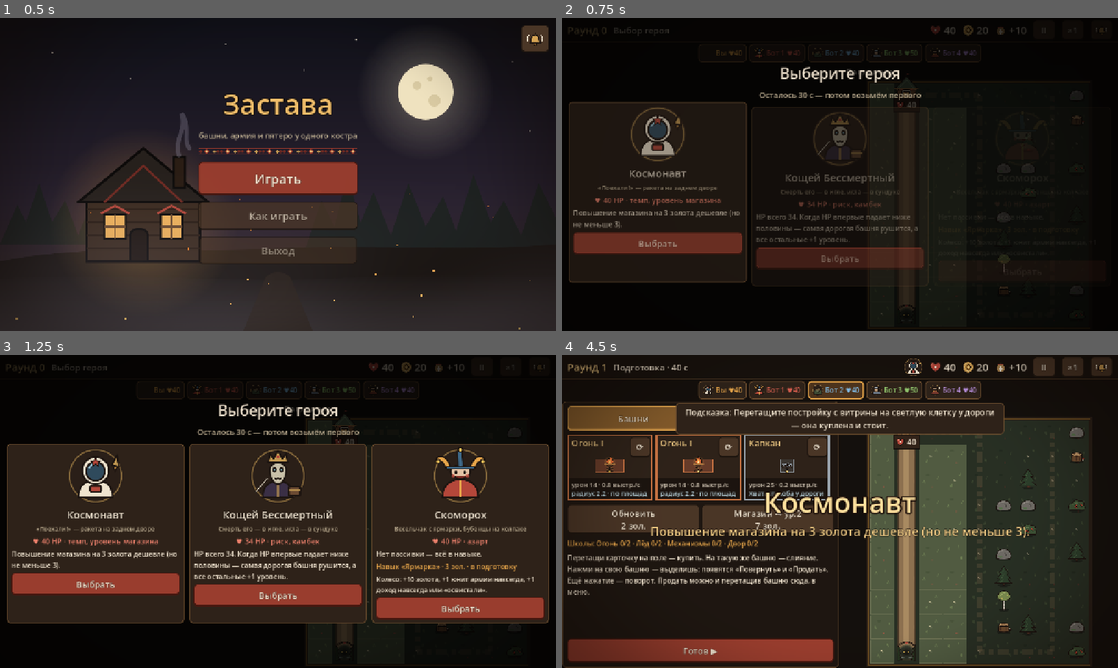
Above: before the commit, frames 1-4 (two rows, left to right).
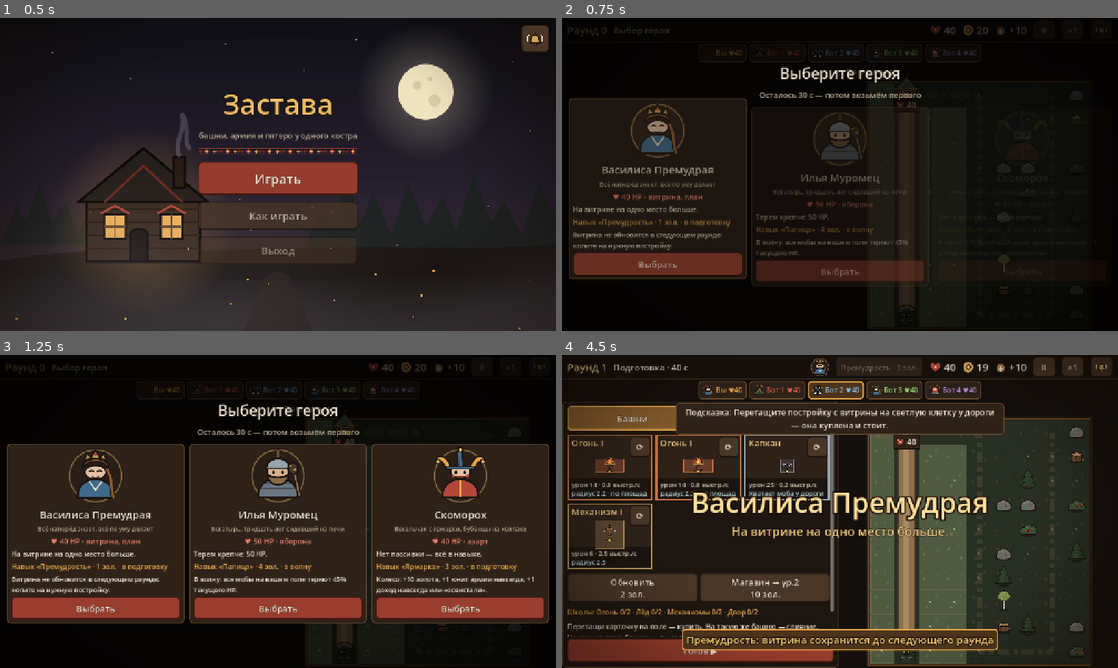
Above: after the commit, the same moments.

Repository: mewin1/godot-game
Game: Godot game, scene res://scenes/main_menu.tscn
Two runs of this game, one before a commit and one after it. Both use one fixed random seed, a clock stepped at 60 frames per second and the inputs below.
Inputs (mouse positions are in pixels of both pictures, inside the frame that each line leads up to):
- Up to frame 1 (0.5 s): no input
- Up to frame 2 (0.75 s): click "Играть" at 0.5 s
- Up to frame 3 (1.25 s): no input
- Up to frame 4 (4.5 s): click "II" at 1.25 s; click "×1" at 2 s; click (1101, 367) at 2.77 s; click "Выбрать" at 3.5 s; click (878, 367) at 4.25 s, where only the run after the commit has a clickable "Премудрость · 1 зол."

Frame 1 is identical in both runs. In frame 2, 12% of the frame differs, in the area x 1-68%, y 9-85%; in frame 3, 11%; in frame 4, 17%, in the area x 1-84%, y 1-95%.

Commit message:
11-й герой — Василиса Премудрая (заморозка витрины); баланс 200 матчей; презентация

Diff:
--- /dev/null
+++ b/assets/heroes/vasilisa.svg
@@ -0,0 +1,11 @@
+<svg xmlns="http://www.w3.org/2000/svg" width="128" height="128" viewBox="0 0 128 128"><circle cx="64" cy="64" r="62" fill="#2a1f18"/><circle cx="64" cy="64" r="58" fill="none" stroke="#c49a52" stroke-width="3" opacity="0.6"/>
+<path d="M24 114 C24 84 42 72 64 72 C86 72 104 84 104 114 Z" fill="#3f6a8a" stroke="#1c1410" stroke-width="4" stroke-linejoin="round"/>
+<path d="M50 76 L64 96 L78 76" fill="none" stroke="#efe4cf" stroke-width="3"/>
+<path d="M40 56 C40 36 88 36 88 56 C88 76 40 76 40 56 Z" fill="#e3c2a4" stroke="#1c1410" stroke-width="4"/>
+<path d="M36 44 C36 20 92 20 92 44 L86 40 C80 30 48 30 42 40 Z" fill="#8b5a2e" stroke="#1c1410" stroke-width="3.5"/>
+<path d="M40 30 L44 12 L54 24 L64 6 L74 24 L84 12 L88 30 C76 24 52 24 40 30 Z" fill="#c49a52" stroke="#1c1410" stroke-width="3.5" stroke-linejoin="round"/>
+<circle cx="64" cy="16" r="3.5" fill="#b4473a"/>
+<path d="M90 50 C102 70 98 96 104 112" fill="none" stroke="#1c1410" stroke-width="10" stroke-linecap="round"/><path d="M90 50 C102 70 98 96 104 112" fill="none" stroke="#8b5a2e" stroke-width="6" stroke-linecap="round"/>
+<path d="M50 54 Q55 50 60 54 M68 54 Q73 50 78 54" fill="none" stroke="#1c1410" stroke-width="3" stroke-linecap="round"/>
+<path d="M57 66 Q64 70 71 66" fill="none" stroke="#1c1410" stroke-width="3" stroke-linecap="round"/>
+</svg>
--- a/data/game_config.tres
+++ b/data/game_config.tres
@@ -73,6 +73,7 @@
 [ext_resource type="Resource" path="res://data/towers/belfry.tres" id="tower_belfry"]
 [ext_resource type="Resource" path="res://data/towers/perun.tres" id="tower_perun"]
 [ext_resource type="Resource" path="res://data/towers/rocket.tres" id="tower_rocket"]
+[ext_resource type="Resource" path="res://data/heroes/vasilisa.tres" id="hero_vasilisa"]
 
 [resource]
 script = ExtResource("1_script")
@@ -84,7 +85,7 @@
 army_hp_growth_percent = 21
 breach_multiplier_start_rounds = Array[int]([14, 17])
 army_upgrades = Array[ExtResource("24_ext")]([ExtResource("25_ext"), ExtResource("26_ext"), ExtResource("27_ext"), ExtR …(204 unchanged characters)…
-heroes = Array[ExtResource("hero_script")]([ExtResource("her …(235 unchanged characters)… koschei"), ExtResource("hero_skomorokh")])
+heroes = Array[ExtResource("hero_script")]([ExtResource("her …(235 unchanged characters)… koschei"), ExtResource("hero_skomorokh"), ExtResource("hero_vasilisa")])
 wave_specials = Array[ExtResource("wave_script")]([ExtResource("wave_kolobok"), ExtResource("wave_bat"), ExtResource("wave_healer"), ExtResource("wave_knight"), ExtResource("wave_stealth"), ExtResource("wave_courier")])
 school_bonuses = Array[ExtResource("school_script")]([ExtResource("school_fire"), ExtResource("school_ice"), ExtResource("school_mech"), ExtResource("school_folk")])
 army_gold_per_hp = 3
--- /dev/null
+++ b/data/heroes/vasilisa.tres
@@ -0,0 +1,35 @@
+[gd_resource type="Resource" script_class="HeroData" format=3]
+
+[ext_resource type="Script" path="res://src/sim/heroes/hero_data.gd" id="hero"]
+[ext_resource type="Script" path="res://src/sim/heroes/hero_effect.gd" id="effect"]
+[ext_resource type="Script" path="res://src/sim/heroes/effects/stat_hero_effect.gd" id="stat"]
+[ext_resource type="Script" path="res://src/sim/heroes/effects/freeze_shop_effect.gd" id="freeze"]
+[ext_resource type="Script" path="res://src/sim/heroes/hero_skill_data.gd" id="skill"]
+
+[sub_resource type="Resource" id="passive_0"]
+script = ExtResource("stat")
+kind = 7
+value = 1
+
+[sub_resource type="Resource" id="skill_effect"]
+script = ExtResource("freeze")
+
+[sub_resource type="Resource" id="skill"]
+script = ExtResource("skill")
+display_name = "Премудрость"
+description = "Витрина не обновится в следующем раунде: копите на нужную постройку."
+timing = 0
+cost = 1
+cost_step = 0
+effect = SubResource("skill_effect")
+
+[resource]
+script = ExtResource("hero")
+id = &"vasilisa"
+display_name = "Василиса Премудрая"
+epithet = "Всё наперёд знает, всё по уму делает"
+description = "На витрине на одно место больше."
+style = "витрина, план"
+hp = 40
+passives = Array[ExtResource("effect")]([SubResource("passive_0")])
+skill = SubResource("skill")
--- a/docs/presentation/content.json
+++ b/docs/presentation/content.json
@@ -5,14 +5,14 @@
   {
    "title": "Что изменилось за ночь",
    "items": [
-    "<b>10 героев</b>: перед матчем выбираешь 1 из 3 случайных (боты тоже). У каждого — своё HP, пассивка и/или <b>навык за золото</b>",
+    "<b>11 героев</b>: перед матчем выбираешь 1 из 3 случайных (боты тоже). У каждого — своё HP, пассивка и/или <b>навык за золото</b>",
     "<b>9 новых построек</b>: кузница, самовар, вышка дают бонус <b>соседям</b>; капкан, баня, кот учёный, богатырь, панелька, лавка — каждая со своей механикой",
     "<b>6 построек тиров 3–4</b>: Жар-птица, Морозко, Царь-пушка, Колокольня, Молния Перуна, Ракета «Заря» — куда тратить золото к концу матча",
     "<b>7 новых мобов</b>: летает, лечит, делится, щит, невидимка, рывок, разбойник. Появляются в базовой волне и покупаются в армию",
     "<b>Бонусы школ</b> (2/4/6 построек одной школы) и <b>«тройка → открытие»</b>: постройка 3-го уровня дарит выбор 1 из 3 посильнее",
     "Подсказки новичку в первых раундах, меню подготовки прокручивается",
-    "Баланс подобран по <b>сотням матчей ботов</b>: все герои побеждают в 12–25% матчей, матч — 15 раундов",
-    "Тестов было 93 — стало <b>137</b>, все проходят; детерминизм с героями проверен"
+    "Баланс подобран по <b>сотням матчей ботов</b>: все герои побеждают в 15–31% матчей, матч — 15 раундов",
+    "Тестов было 93 — стало <b>138</b>, все проходят; детерминизм с героями проверен"
    ]
   },
   {
@@ -31,7 +31,7 @@
    ]
   },
   {
-   "title": "10 героев",
+   "title": "11 героев",
    "kind": "heroes",
    "lead": "Навык — кнопка вверху панели: стоит золото, раз за раунд, после применения дорожает. Одни навыки — в подготовку, другие — в волну.",
    "ids": [
@@ -44,7 +44,8 @@
     "solovey",
     "gorynych",
     "koschei",
-    "skomorokh"
+    "skomorokh",
+    "vasilisa"
    ]
   },
   {
@@ -112,47 +113,51 @@
   {
    "title": "Баланс: доля побед героев",
    "kind": "bars",
-   "lead": "200 матчей ботов на 5 игроков, герой у бота — случайный из трёх. Цель — каждый 10–30% (честная доля — 20%). Длина матча: медиана 15 раундов (цель 12–16).",
+   "lead": "200 матчей ботов на 5 игроков, герой у бота — случайный из трёх (11 героев). Цель — каждый 10–30% (честная доля — 20%). Длина матча: медиана 15 раундов (цель 12–16).",
    "rows": [
     [
-     "Космонавт",
-     25
+     "Баба-Яга",
+     31
     ],
     [
-     "Баба-Яга",
-     24
+     "Леший",
+     27
+    ],
+    [
+     "Домовой",
+     22
+    ],
+    [
+     "Скоморох",
+     21
+    ],
+    [
+     "Соловей-Разбойник",
+     19
+    ],
+    [
+     "Илья Муромец",
+     18
     ],
     [
      "Кощей Бессмертный",
-     23
+     18
+    ],
+    [
+     "Бабушка у подъезда",
+     18
+    ],
+    [
+     "Космонавт",
+     17
     ],
     [
      "Змей Горыныч",
-     23
+     16
     ],
     [
-     "Соловей-Разбойник",
-     22
-    ],
-    [
-     "Леший",
-     22
-    ],
-    [
-     "Домовой",
-     20
-    ],
-    [
-     "Скоморох",
-     17
-    ],
-    [
-     "Бабушка у подъезда",
-     13
-    ],
-    [
-     "Илья Муромец",
-     12
+     "Василиса Премудрая",
+     15
     ]
    ]
   },
--- /dev/null
+++ b/src/sim/heroes/effects/freeze_shop_effect.gd
@@ -0,0 +1,22 @@
+class_name FreezeShopEffect
+extends HeroEffect
+## «Премудрость» Василисы: витрина не обновится в следующем раунде (пустые места докупятся).
+
+
+func activate(_sim: MatchSim, player: PlayerState) -> String:
+	if player.shop.is_frozen:
+		return "Витрина уже заморожена"
+	player.shop.is_frozen = true
+	player.field.play_effect(&"hero_skill")
+	player.hero_message = "Премудрость: витрина сохранится до следующего раунда"
+	return ""
+
+
+## Боту — когда на витрине осталось что-то, а золота на покупку уже нет.
+func bot_wants_to_use(sim: MatchSim, player: PlayerState) -> bool:
+	if player.gold - player.get_skill_cost() >= sim.config.tower_cost:
+		return false
+	for data: TowerData in player.shop.offers:
+		if data != null:
+			return true
+	return false
--- a/src/sim/heroes/effects/stat_hero_effect.gd
+++ b/src/sim/heroes/effects/stat_hero_effect.gd
@@ -10,6 +10,7 @@
 	ARMY_SPEED, ## армия +value% скорости
 	ENEMY_ARMY_SLOW, ## чужие армии на своём поле на value% медленнее
 	KNOCKBACK, ## моб на середине пути один раз отброшен на value тысячных клетки назад
+	EXTRA_OFFERS, ## +value мест на витрине
 }
 
 @export var kind: Kind = Kind.START_GOLD
@@ -33,3 +34,5 @@
 			player.field.enemy_army_slow_percent += value
 		Kind.KNOCKBACK:
 			player.field.knockback_milli += value
+		Kind.EXTRA_OFFERS:
+			player.shop.extra_offers += value
--- a/src/sim/player_state.gd
+++ b/src/sim/player_state.gd
@@ -333,7 +333,10 @@
 	is_ready = false
 	is_skill_used_this_round = false
 	free_rerolls_left = free_rerolls_per_round
-	shop.roll(rng)
+	if shop.is_frozen:
+		shop.thaw(rng)
+	else:
+		shop.roll(rng)
 	if offer_buffs:
 		buff_offers = army.roll_buff_offers(shop.level, rng)
 
--- a/src/sim/shop_state.gd
+++ b/src/sim/shop_state.gd
@@ -7,6 +7,10 @@
 var upgrade_cost: int = 0
 ## Предложения витрины; null — место, где башню уже купили.
 var offers: Array[TowerData] = []
+## Мест на витрине сверх обычного (герой).
+var extra_offers: int = 0
+## Витрина заморожена: в следующем раунде не обновится, докупятся только пустые места.
+var is_frozen: bool = false
 
 var _config: GameConfig
 
@@ -17,7 +21,7 @@
 
 
 func get_offer_count() -> int:
-	return _config.shop_base_offers + level - 1
+	return _config.shop_base_offers + level - 1 + extra_offers
 
 
 func can_upgrade() -> bool:
@@ -28,6 +32,16 @@
 func roll(rng: RandomNumberGenerator) -> void:
 	offers.clear()
 	for i: int in get_offer_count():
+		offers.append(_random_tower(rng))
+
+
+## Начало раунда у замороженной витрины: остальное остаётся, пустые места заполняются.
+func thaw(rng: RandomNumberGenerator) -> void:
+	is_frozen = false
+	for i: int in offers.size():
+		if offers[i] == null:
+			offers[i] = _random_tower(rng)
+	while offers.size() < get_offer_count():
 		offers.append(_random_tower(rng))
 
 
@@ -59,6 +73,7 @@
 func add_to_hash(hasher: StateHasher) -> void:
 	hasher.add(level)
 	hasher.add(upgrade_cost)
+	hasher.add(int(is_frozen))
 	for data: TowerData in offers:
 		hasher.add_string(data.id if data != null else &"-")
 
--- a/tests/unit/test_heroes.gd
+++ b/tests/unit/test_heroes.gd
@@ -10,12 +10,12 @@
 	_config = SimFixtures.make_config()
 
 
-func test_config_has_ten_heroes_with_unique_ids() -> void:
+func test_config_has_eleven_heroes_with_unique_ids() -> void:
 	var ids: Dictionary[StringName, bool] = {}
 	for hero: HeroData in _config.heroes:
 		ids[hero.id] = true
-	assert_eq(_config.heroes.size(), 10)
-	assert_eq(ids.size(), 10)
+	assert_eq(_config.heroes.size(), 11)
+	assert_eq(ids.size(), 11)
 
 
 func test_hero_select_gives_three_different_offers() -> void:
@@ -307,3 +307,17 @@
 	while sim.round_number == round_number and guard < 10000:
 		sim.tick()
 		guard += 1
+
+
+func test_vasilisa_extra_offer_and_frozen_shop_keeps_offers() -> void:
+	var sim: MatchSim = SimFixtures.make_hero_match(_config, &"vasilisa")
+	var player: PlayerState = sim.players[0]
+	assert_eq(player.shop.offers.size(), _config.shop_base_offers + 1)
+	player.gold = 50
+	var kept: TowerData = player.shop.offers[1]
+	player.shop.remove_offer(0)
+	assert_eq(sim.execute_command(0, UseHeroSkillCommand.new()), "")
+	_finish_round(sim)
+	assert_eq(player.shop.offers[1], kept, "предложение сохранилось")
+	assert_not_null(player.shop.offers[0], "пустое место заполнилось")
+	assert_false(player.shop.is_frozen)
Not shown, added: assets/heroes/vasilisa.svg.import
Not shown, added: docs/presentation/shot_tiers.png.import
Not shown, added: src/sim/heroes/effects/freeze_shop_effect.gd.uid
Not shown, changed: decisions.md
Not shown, changed: docs/03_heroes.md
Not shown, changed: docs/presentation/index.html
